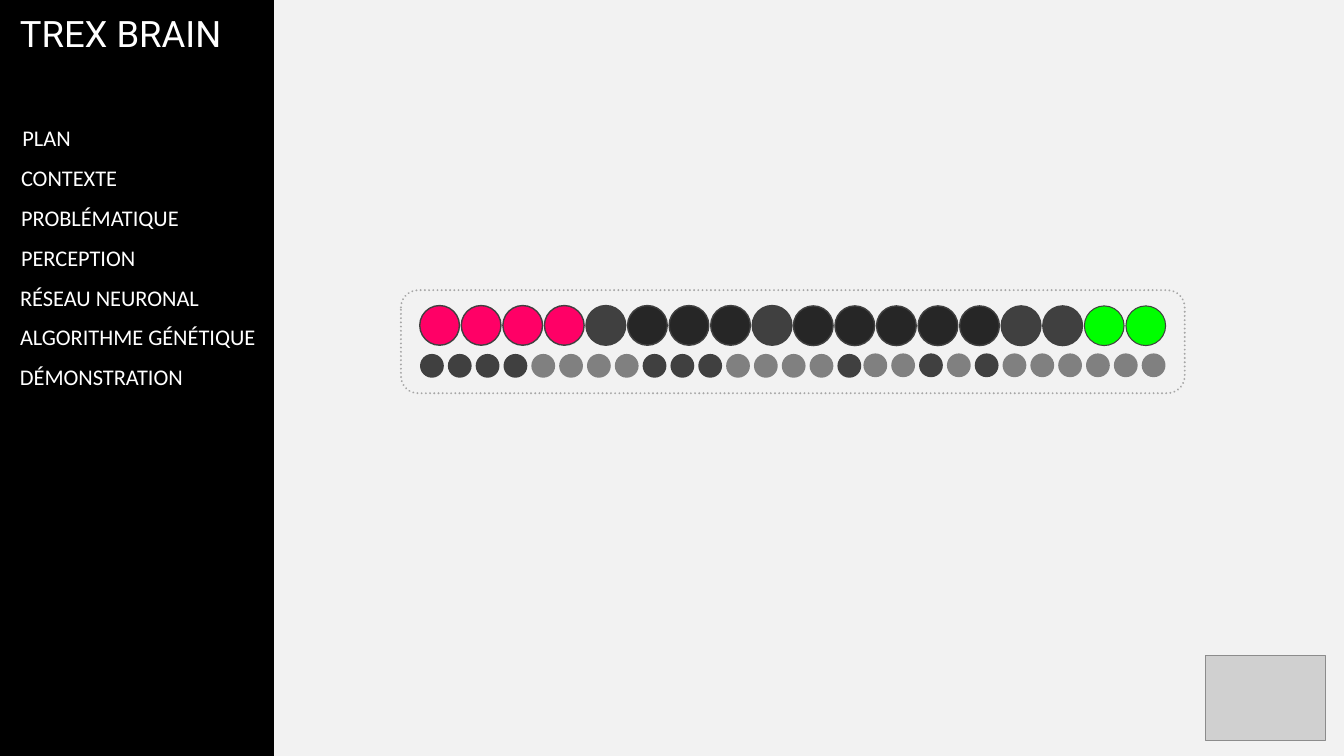
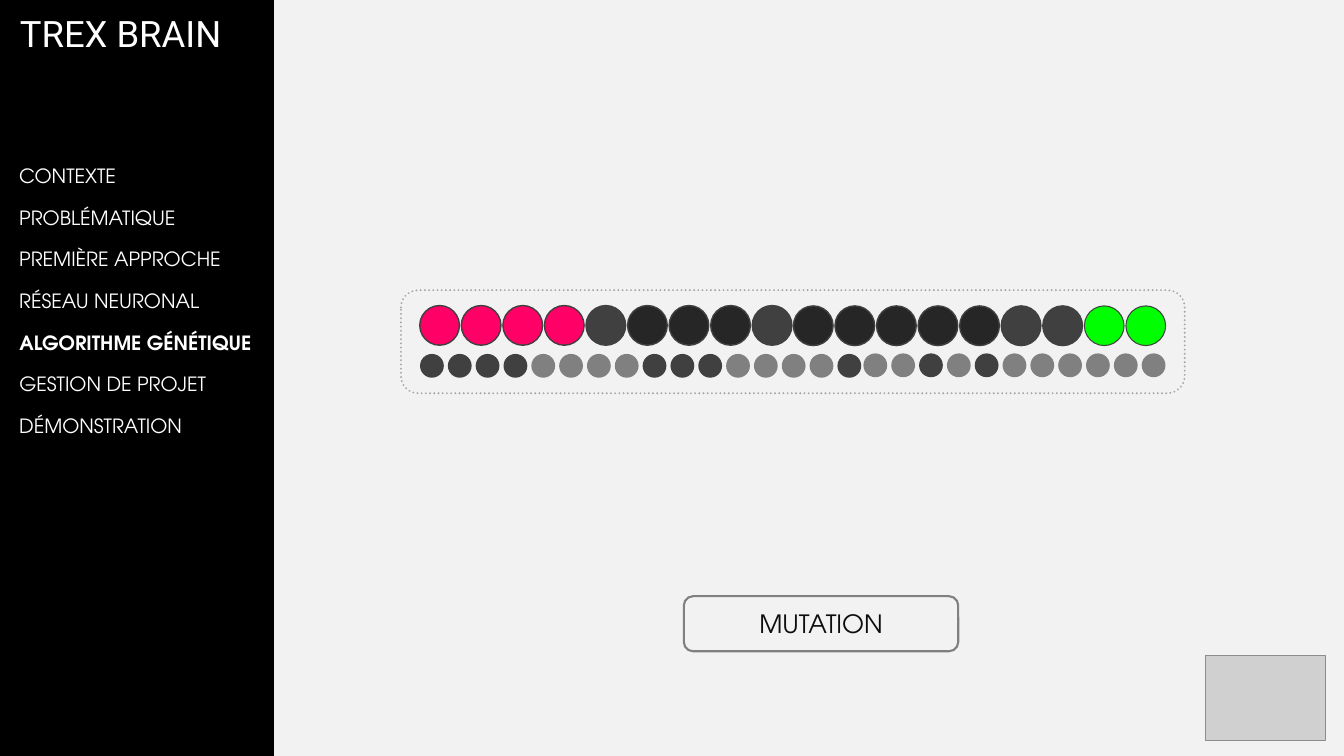
Before and after one commit to corbienassisdev/TRex-Brain, a slide deck: slide 21 of gesp/soutenance/Soutenance_V02.pptx (slide 23 before the commit). Drawn at 1344x756 pixels with LibreOffice and Linux fonts; fonts in the diff are those of the drawing; grey boxes stand for pictures; background and template pictures are left out. Boxes give left, top, right and bottom in pixels: in the first picture for what was removed or moved away, otherwise in the second. Text is boxed around its words. In the diff, an @@ line names an element or a change of style, - is before the commit and + after.

```diff
--- a/gesp/soutenance/Soutenance_V02.pptx
+++ b/gesp/soutenance/Soutenance_V02.pptx
@@ text removed at (22, 131, 70, 146) @@
-PLAN
@@ size 16 to 14 pt, font Calibri to TeX Gyre Adventor in 4 elements at (19, 289, 199, 309), (19, 206, 175, 226), (19, 414, 182, 434), (19, 168, 116, 184) @@
@@ text added at (19, 247, 221, 267), 14 pt, text #FFFFFF @@
+PREMIÈRE APPROCHE
@@ text removed at (21, 251, 135, 266) @@
-PERCEPTION
@@ text "ALGORITHME GÉNÉTIQUE" at (19, 330, 251, 351): size 16 to 14 pt, font Calibri to TeX Gyre Adventor, bold on @@
@@ text added at (19, 376, 206, 392), 14 pt, text #FFFFFF @@
+GESTION DE PROJET
@@ text "DÉMONSTRATION": place and size @@
-text "DÉMONSTRATION" at (20, 366, 183, 385)
+text "DÉMONSTRATION" at (19, 414, 182, 434)
@@ rounded rectangle added at (684, 597, 958, 652), outline #808080 1.5 pt, 18 pt, text #0D0D0D @@
+MUTATION
```
Also in this commit, not shown: 22 other slides changed, 2 slides added, 1 slide removed, 5 other files.
